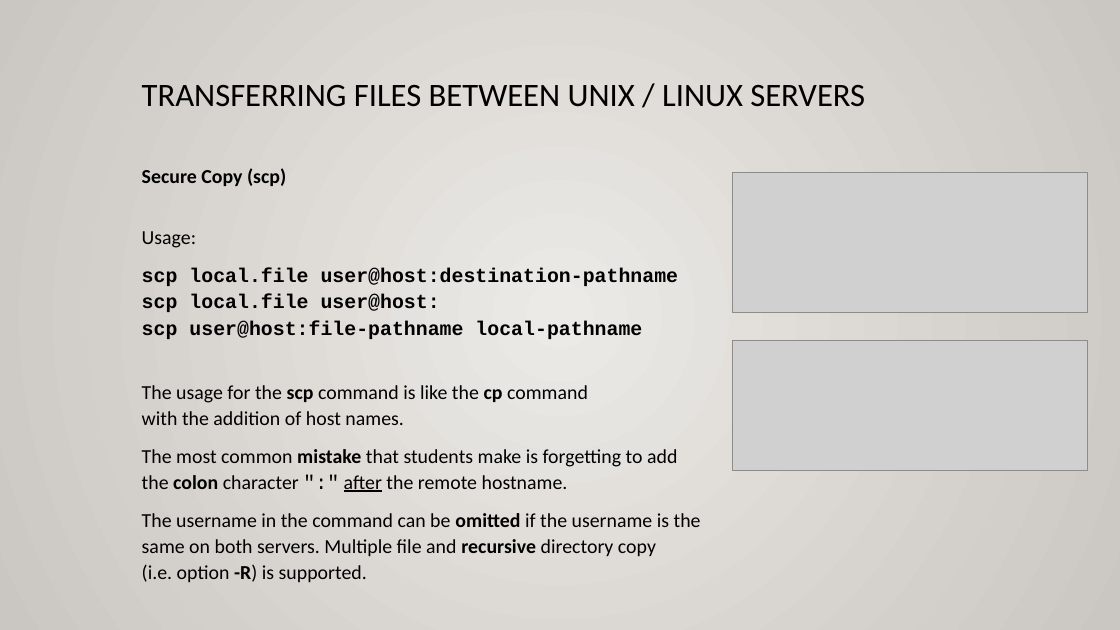
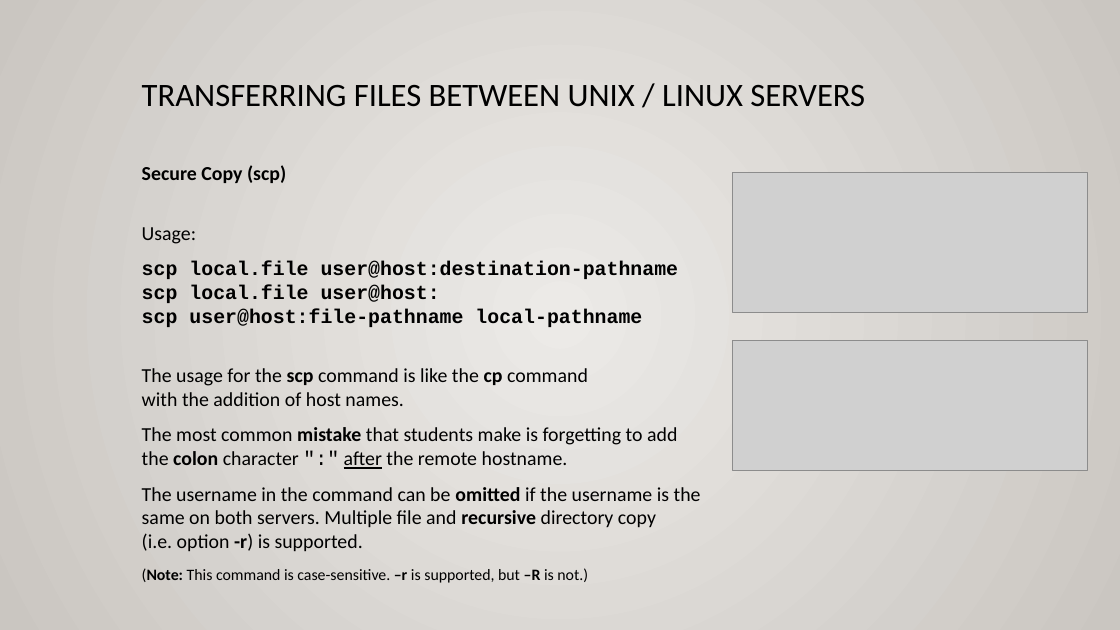
Before and after one commit to ULI101/slides, a slide deck: slide 5 of ULI101-6.1.pptx. Drawn at 1120x630 pixels with LibreOffice and Linux fonts; fonts in the diff are those of the drawing; grey boxes stand for pictures. Boxes give left, top, right and bottom in pixels: in the first picture for what was removed or moved away, otherwise in the second. Text is boxed around its words. In the diff, an @@ line names an element or a change of style, - is before the commit and + after.

Commit message:
Fixes scp -R/-r issue.

```diff
--- a/ULI101-6.1.pptx
+++ b/ULI101-6.1.pptx
@@ text at box(142, 165, 679, 469): line spacing 1.1 to 1 @@
@@ text at box(142, 487, 701, 583): text changed @@
-The username in the command can be omitted if the username is the same on both servers. Multiple file and recursive directory copy
-(i.e. option -R) is supported.
+The username in the command can be omitted if the username is the same on both servers. Multiple file and recursive directory copy
+(i.e. option -r) is supported.
+(Note: This command is case-sensitive. –r is supported, but –R is not.)
```
